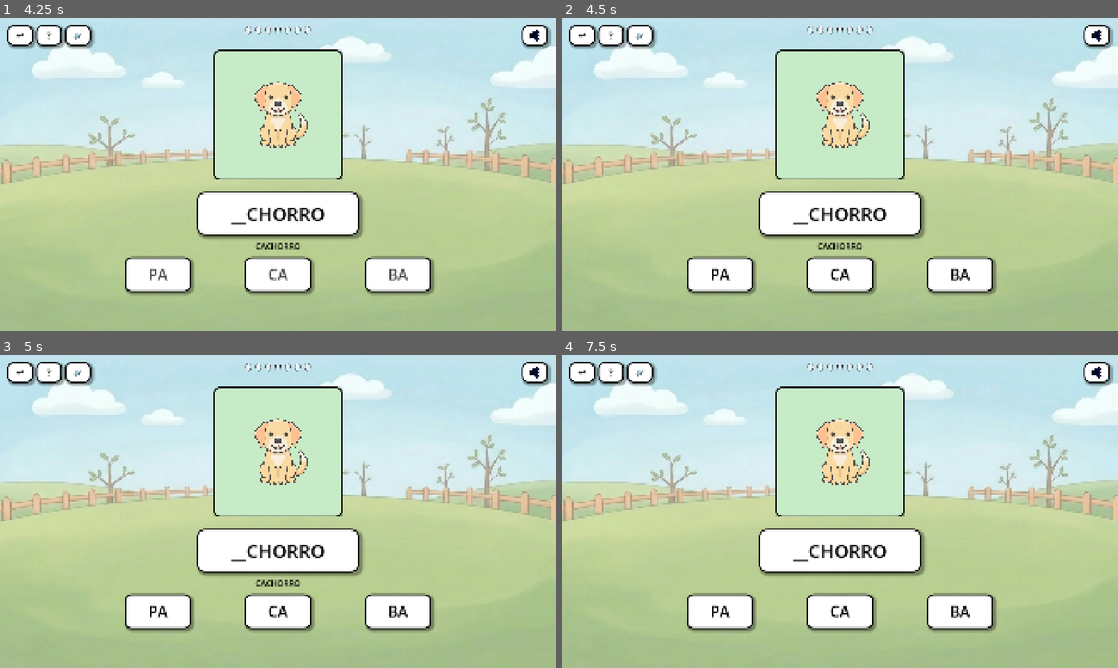
Above: before the commit, frames 1-4 (two rows, left to right).
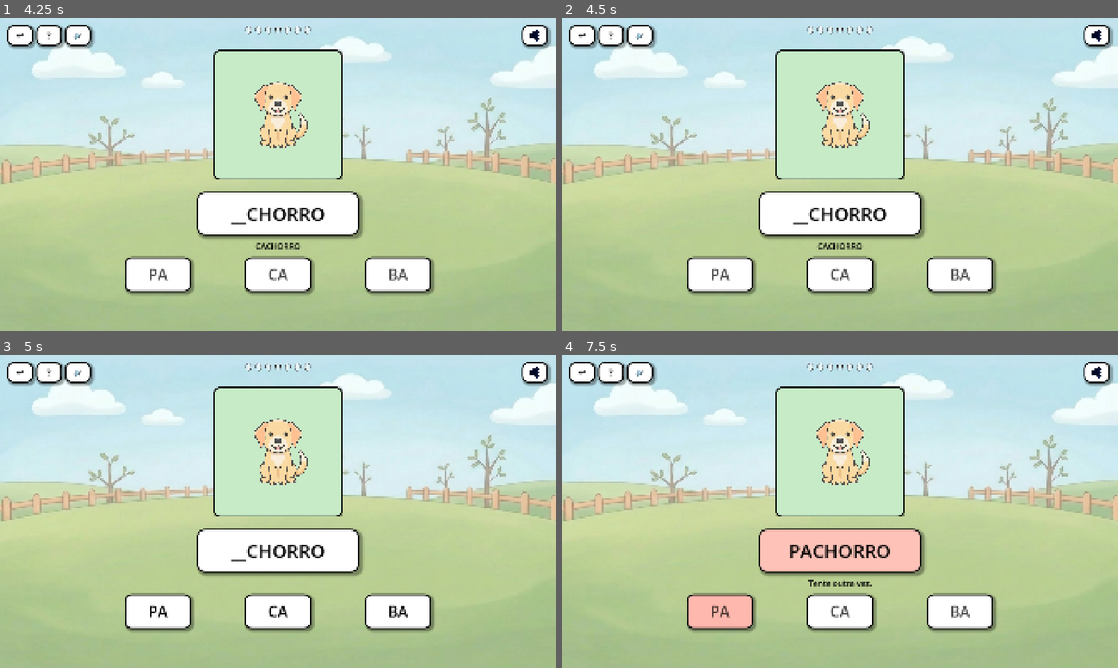
Above: after the commit, the same moments.

Repository: AugustoSalvego/Zoo_Game
Game: Godot game, scene res://scenes/Menu.tscn
The game is run twice, just before and just after one commit, with the same random seed, the same clock (stepped at 60 frames per second) and the same inputs.
Inputs (mouse positions are in pixels of both pictures, inside the frame that each line leads up to):
- Up to frame 1 (4.25 s): click "JOGAR" at 0.5 s; click (539, 33) at 1.25 s; click "PULAR" at 2 s; click "🔊" at 2.75 s; click "?" at 3.5 s
- Up to frame 2 (4.5 s): click "🔊" at 4.25 s
- Up to frame 3 (5 s): no input
- Up to frame 4 (7.5 s): click "PA" at 5 s; click "↩" at 5.75 s; click "↩" at 6.5 s; click "?" at 7.25 s

Frame 1 is identical in both runs. In frame 2, 0.2% of the frame differs, in the area x 27-74%, y 80-84%; in frame 3, 0.1%; in frame 4, 5.2%, in the area x 22-74%, y 55-88%.

Commit message:
audio: refine Kokoro syllables and game pacing

Diff:
--- a/scripts/jogo.gd
+++ b/scripts/jogo.gd
@@ -273,6 +273,7 @@
 
 	instruction_label.text = audio.get_word_display(animal)
 	await audio.play_word_and_wait(animal, 1.0)
+	await get_tree().create_timer(0.30).timeout
 
 	if indice_fase != fase_atual or id != anuncio_id:
 		return
@@ -324,7 +325,7 @@
 		instruction_label.text = audio.get_word_display(animal)
 		await audio.play_word_and_wait(animal, 1.0)
 
-		await get_tree().create_timer(0.35).timeout
+		await get_tree().create_timer(0.65).timeout
 		fase_atual += 1
 		opcoes_atuais.clear()
 		carregar_fase(true)
@@ -336,7 +337,7 @@
 	estilizar_painel(caixa_palavra, Color(1.0, 0.76, 0.72))
 
 	await audio.speak_and_wait("feedback_try_again", 1.25)
-	await get_tree().create_timer(0.20).timeout
+	await get_tree().create_timer(0.45).timeout
 
 	lbl_palavra.text = str(fase["incompleto"])
 	instruction_label.text = ""
@@ -405,6 +406,7 @@
 	# next clip from the old final-screen coroutine.
 	if audio.is_marin_ready():
 		await audio.speak_and_wait("final_title", 0.8)
+		await get_tree().create_timer(0.30).timeout
 		await audio.speak_and_wait("final_complete", 2.0)
 	else:
 		await audio.speak_and_wait("final_complete", 2.4)
@@ -421,6 +423,7 @@
 	respondendo = true
 	if audio.is_marin_ready():
 		await audio.speak_and_wait("final_title", 0.8)
+		await get_tree().create_timer(0.30).timeout
 		await audio.speak_and_wait("final_complete", 2.0)
 	else:
 		await audio.speak_and_wait("final_complete", 2.4)
--- a/scripts/tutorial.gd
+++ b/scripts/tutorial.gd
@@ -222,6 +222,7 @@
 	instruction_label.text = audio.get_word_display("CACHORRO")
 	tutorial_narrating = true
 	await audio.play_word_and_wait("CACHORRO", 1.0)
+	await get_tree().create_timer(0.30).timeout
 	tutorial_narrating = false
 	if not tutorial_ativo:
 		return
@@ -278,6 +279,7 @@
 	instruction_label.text = audio.get_display_text(key)
 	tutorial_narrating = true
 	await audio.speak_and_wait(key, fallback_seconds)
+	await get_tree().create_timer(0.30).timeout
 	tutorial_narrating = false
 
 
Not shown, changed: audio/marin/manifest.json
Not shown, changed: audio/marin/feedback_correct.mp3
Not shown, changed: audio/marin/feedback_try_again.mp3
Not shown, changed: audio/marin/final_complete.mp3
Not shown, changed: audio/marin/final_play_again.mp3
Not shown, changed: audio/marin/final_title.mp3
Not shown, changed: audio/marin/menu_how_to_play.mp3
Not shown, changed: audio/marin/menu_play.mp3
Not shown, changed: audio/marin/menu_title.mp3
Not shown, changed: audio/marin/syllable_ba.mp3
Not shown, changed: audio/marin/syllable_ca.mp3
Not shown, changed: audio/marin/syllable_fa.mp3
(and 24 more such lines)
